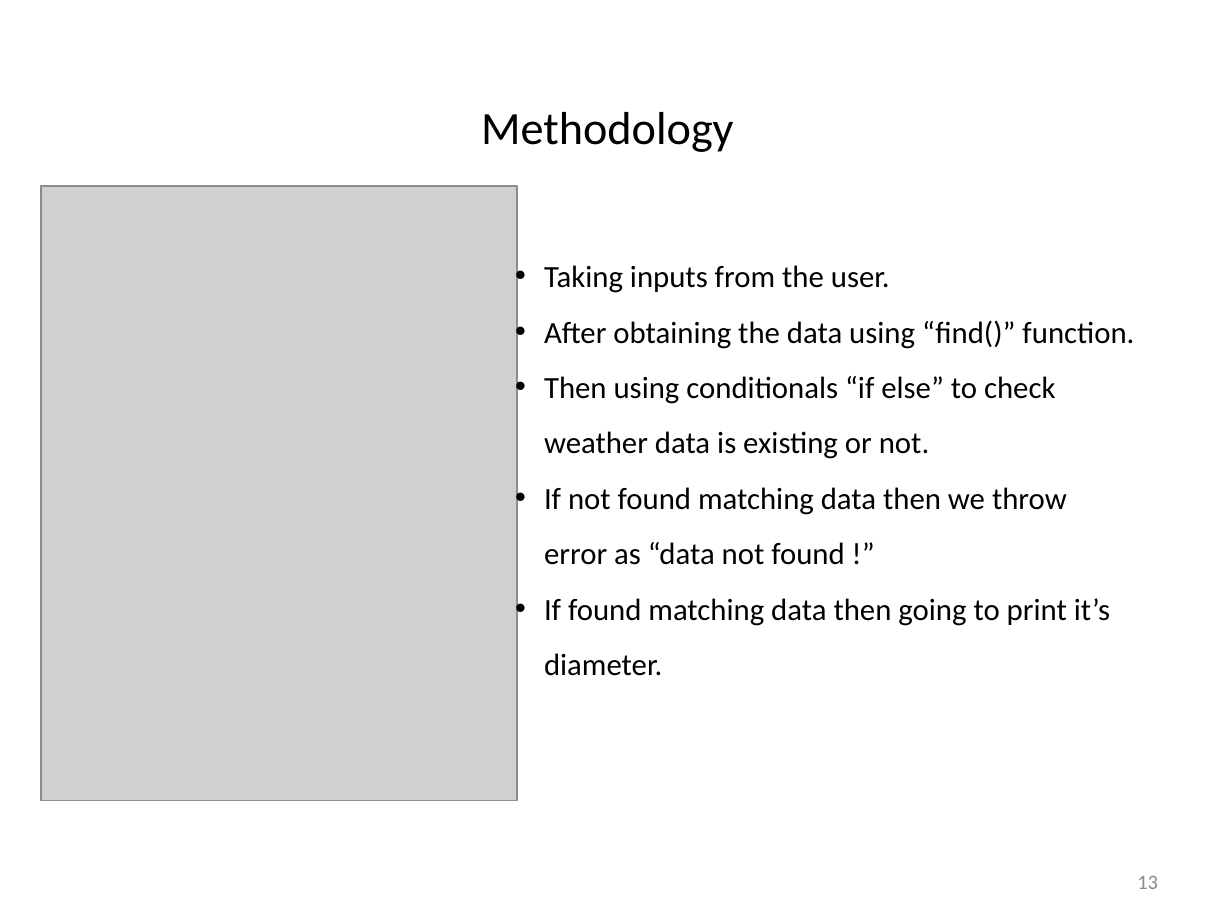
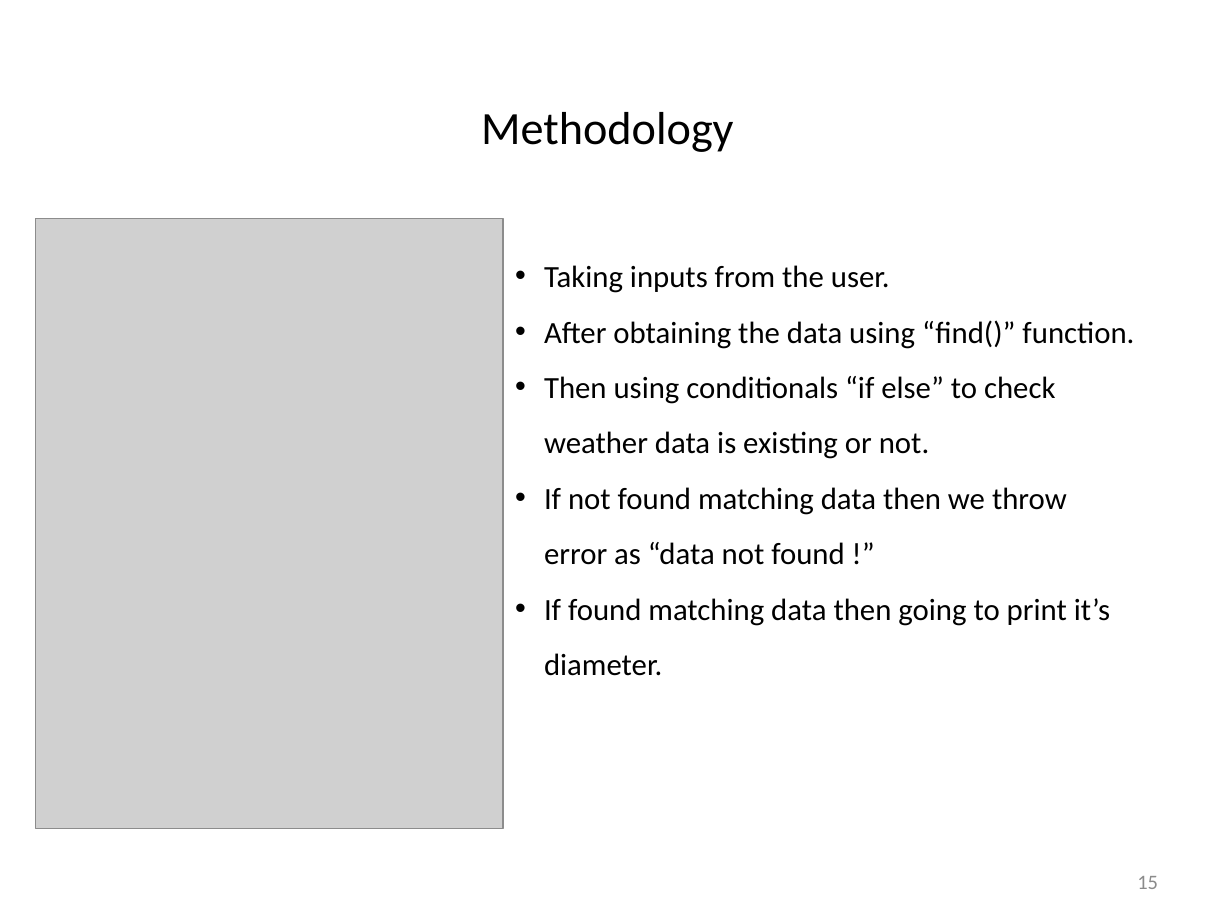
Before and after one commit to kartik1225/matlab_app, a slide deck: slide 15 of Development of GUI for pump selection.pptx (slide 13 before the commit). Drawn at 1232x924 pixels with LibreOffice and Linux fonts; fonts in the diff are those of the drawing; grey boxes stand for pictures. Boxes give left, top, right and bottom in pixels: in the first picture for what was removed or moved away, otherwise in the second. Text is boxed around its words. In the diff, an @@ line names an element or a change of style, - is before the commit and + after.

```diff
--- a/Development of GUI for pump selection.pptx
+++ b/Development of GUI for pump selection.pptx
@@ picture: place and size @@
-picture at <box>41,186,516,801</box>
+picture at <box>36,219,503,829</box>
@@ page number at <box>1137,876,1158,889</box>: text changed @@
-13
+15
```
Also in this commit, not shown: 6 other slides changed, 5 slides added, 1 slide removed, 35 other files.
